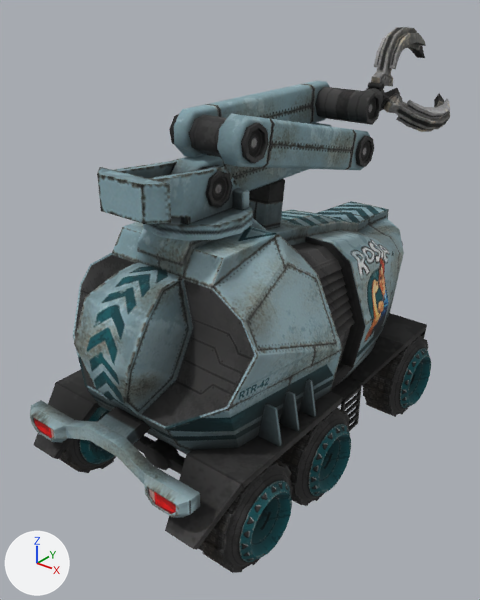
What one commit did to the COLLADA model assets/3d/heavyrover/heavy_rover.dae.
One viewpoint serves both versions: a camera (50 mm lens) standing at (5.1, -6.41, 5.94) and looking at (0.18, -0.26, 2.12). The axes (+X, +Y, +Z) are drawn at lower left. The lights are the same throughout. Where no turn or scale is listed for an object, it has been applied to the vertices.

Names of what the first picture shows: 'Node', 'Node.001', 'Node.003', 'Node.004', 'Node.005', 'Node.006', 'Node.007', 'Node.009', 'Node.010', 'Node.011', 'arm1', 'arm2', 'arm3', 'claw_part', 'heavy', 'heavy_crane', 'heavy_cylinder1', 'heavy_cylinder2', 'heavy_cylinder3', 'heavy_cylinder4', 'heavy_cylinder5', 'wheel_l3'.
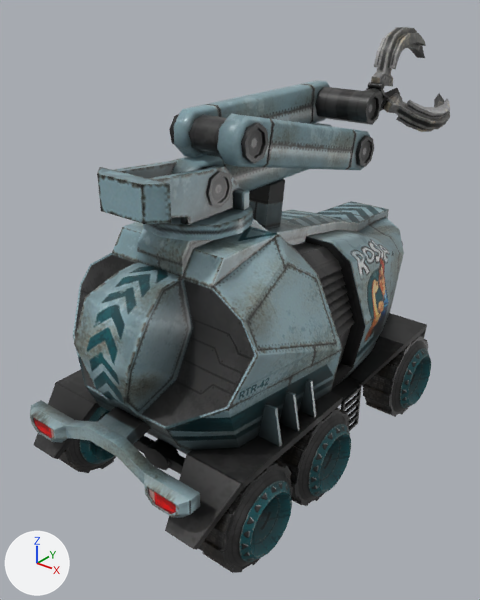
Diff of the bpy script that builds the scene:
```diff
--- a/assets/3d/heavyrover/heavy_rover.dae.py
+++ b/assets/3d/heavyrover/heavy_rover.dae.py
@@ mat_heavy @@
 mat_heavy.texture = img_heavy_rover_quarry_png
-mat_heavy.roughness = 0.9
+mat_heavy.roughness = 0.35
```

What differs and where, as boxes (x1, y1, x2, y2) in the pictures (480 x 600 px):
'heavy', surface changed: (53, 179, 427, 526) in both
'heavy_crane', surface changed: (118, 159, 253, 241) in both
'Node.010', surface changed: (252, 470, 288, 563) in both
'Node', surface changed: (285, 215, 391, 321) in both
'Node.011', surface changed: (311, 408, 350, 499) in both
'Node.009', surface changed: (387, 335, 430, 417) in both
'heavy_cylinder1', surface changed (black to grey): (206, 171, 233, 207) in both
'heavy_cylinder2', surface changed (black to grey): (356, 136, 374, 167) in both
'Node.007', surface changed (cyan to grey): (281, 210, 334, 221) in both
'Node.001', surface changed: (368, 82, 384, 90) in both
'Node.004', surface changed: (380, 94, 387, 110) in both
'claw_part', surface changed: (376, 88, 385, 96) in both
